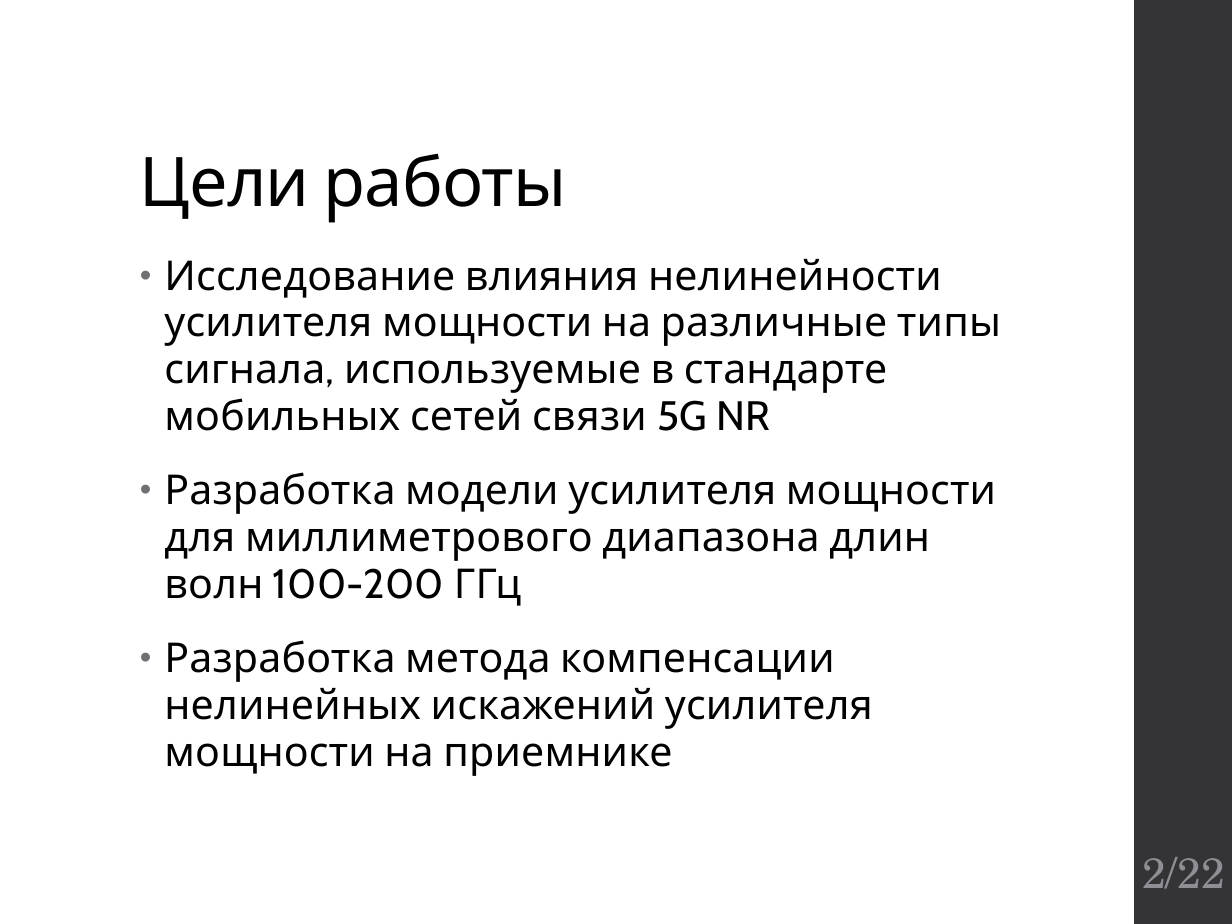
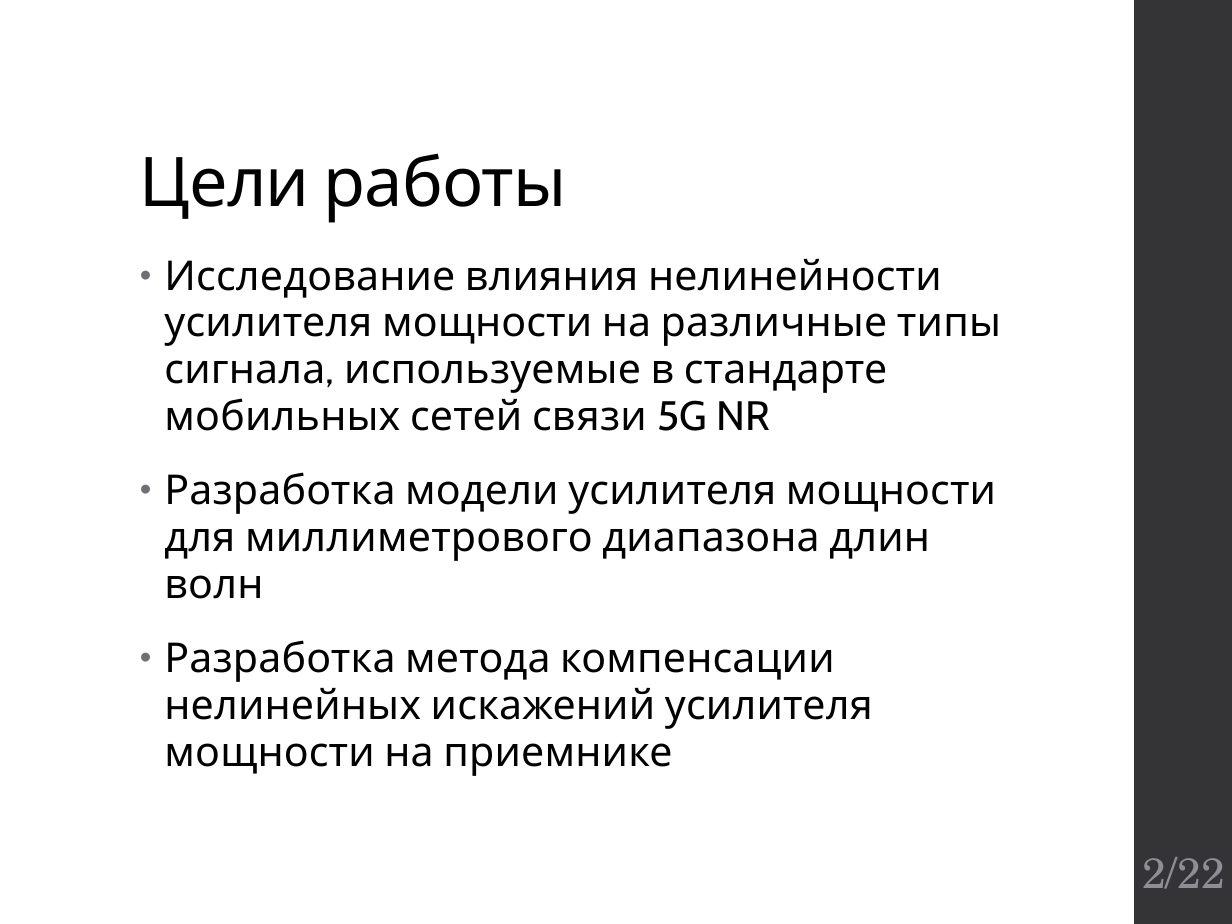
Before and after one commit to kannab98/graduation-paper, a slide deck: slide 2 of Presentation.pptx. Drawn at 1232x924 pixels with LibreOffice and Linux fonts; fonts in the diff are those of the drawing. Boxes give left, top, right and bottom in pixels: in the first picture for what was removed or moved away, otherwise in the second. Text is boxed around its words. In the diff, an @@ line names an element or a change of style, - is before the commit and + after.

```diff
--- a/Presentation.pptx
+++ b/Presentation.pptx
@@ text at [164, 472, 996, 599]: text changed @@
-• Разработка модели усилителя мощности для миллиметрового диапазона длин волн 100-200 ГГц
+• Разработка модели усилителя мощности для миллиметрового диапазона длин волн
```
Also in this commit, not shown: 5 other slides changed, 2 other files.
